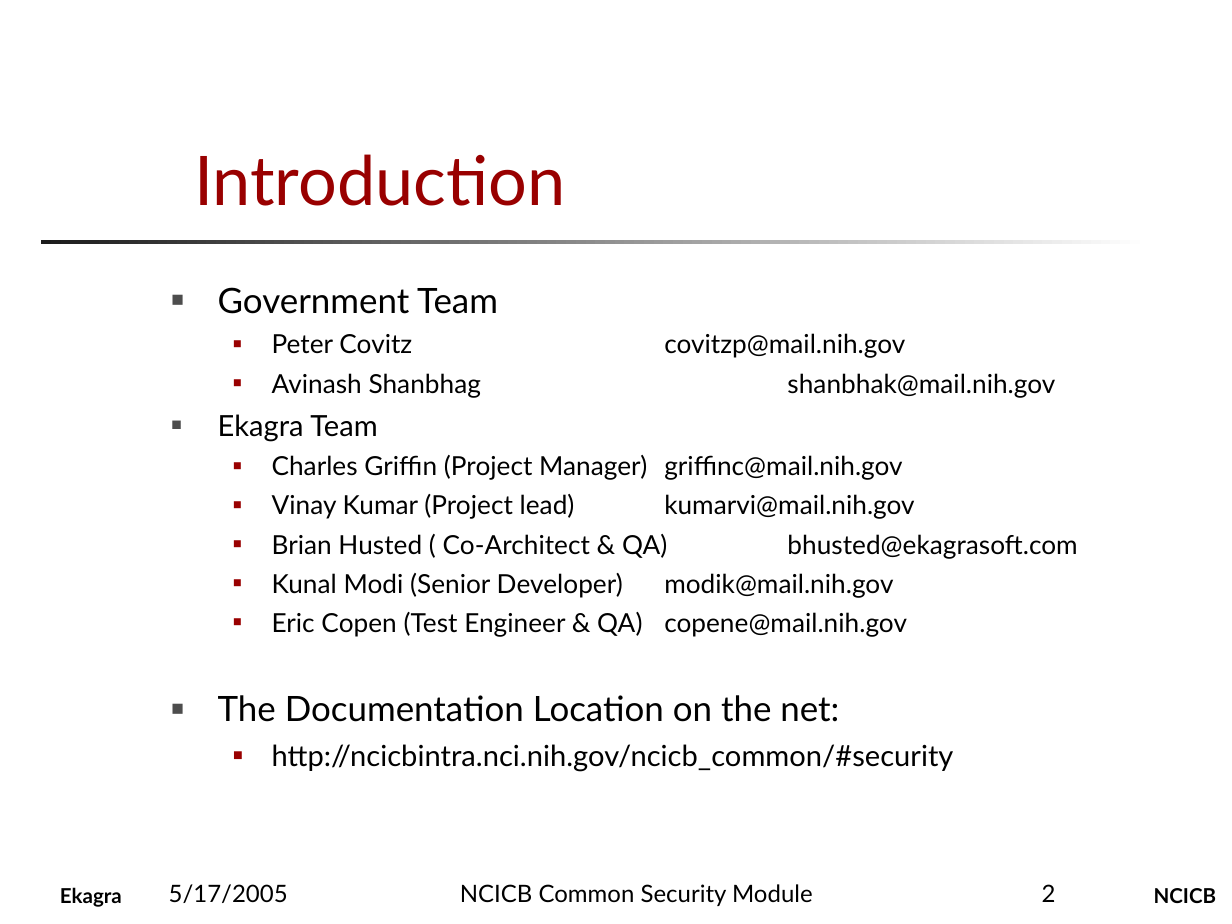
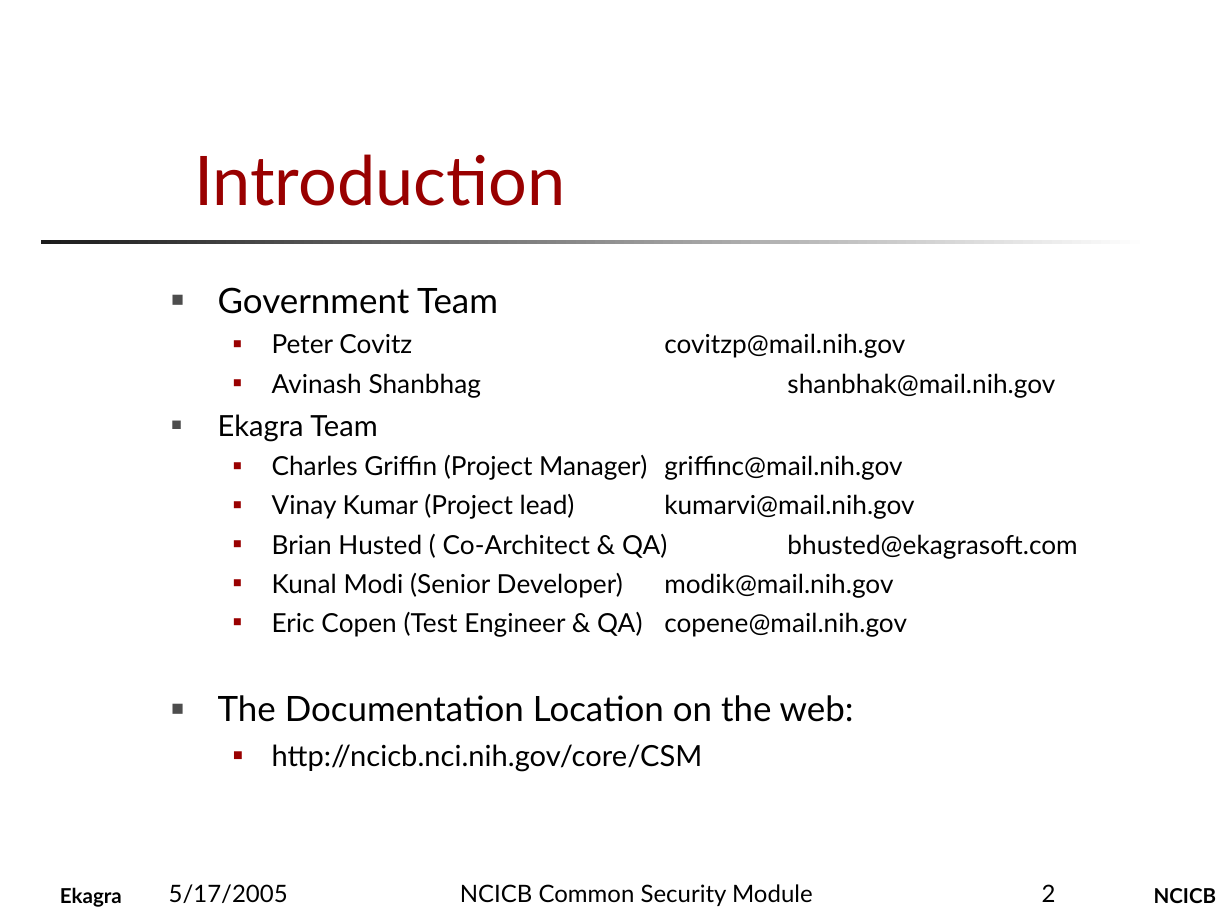
Before and after one commit to CBIIT/common-security-module-docs, a slide deck: slide 2 of Presentations/CSM_Presentation_for_CRIX.ppt. Drawn at 1232x924 pixels with LibreOffice and Linux fonts; fonts in the diff are those of the drawing; background and template pictures are left out. Boxes give left, top, right and bottom in pixels: in the first picture for what was removed or moved away, otherwise in the second. Text is boxed around its words. In the diff, an @@ line names an element or a change of style, - is before the commit and + after.

```diff
--- a/Presentations/CSM_Presentation_for_CRIX.ppt
+++ b/Presentations/CSM_Presentation_for_CRIX.ppt
@@ text at <box>218,695,854,772</box>: text changed; size 17 to 20.4 pt @@
-■ The Documentation Location on the net:
-  ■ http://ncicbintra.nci.nih.gov/ncicb_common/#security
+■ The Documentation Location on the web:
+  ■ http://ncicb.nci.nih.gov/core/CSM
```
Also in this commit, not shown: 7 other slides changed, 1 slide removed.
